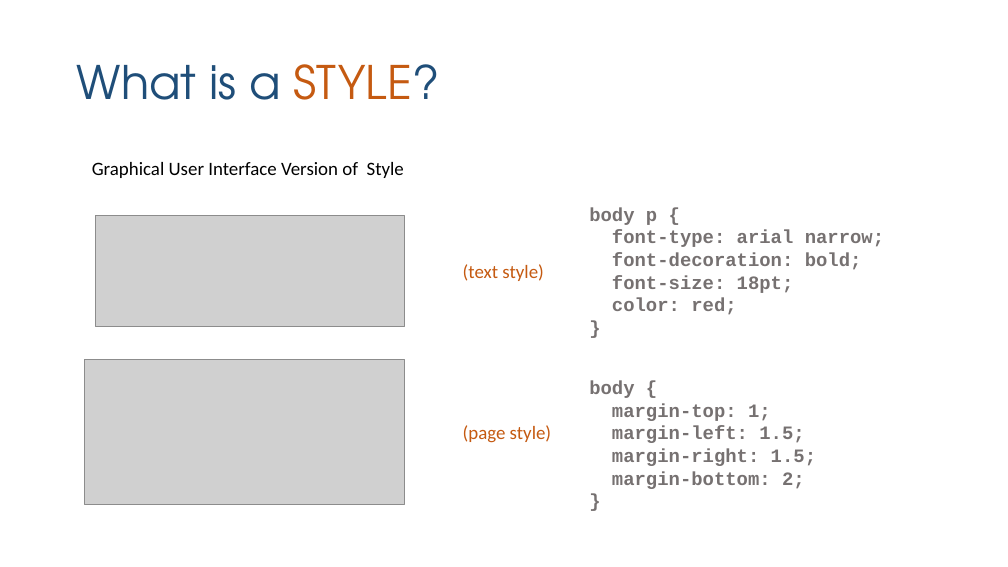
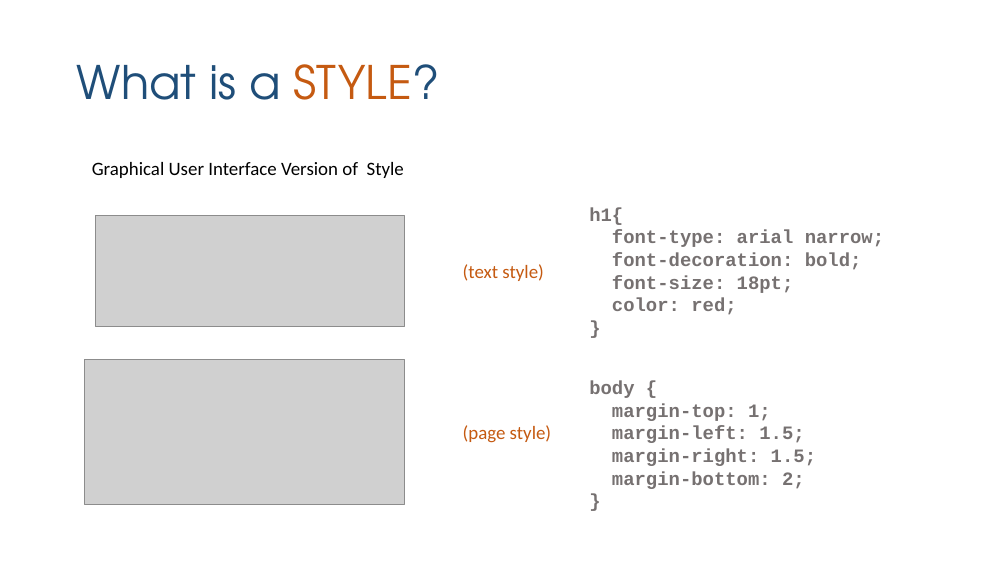
Before and after one commit to DS4PS/cpp-527-fall-2020, a slide deck: slide 3 of lectures/github-pages.pptx (slide 5 before the commit). Drawn at 1008x567 pixels with LibreOffice and Linux fonts; fonts in the diff are those of the drawing; grey boxes stand for pictures. Boxes give left, top, right and bottom in pixels: in the first picture for what was removed or moved away, otherwise in the second. Text is boxed around its words. In the diff, an @@ line names an element or a change of style, - is before the commit and + after.

Commit message:
add pages lecture

```diff
--- a/lectures/github-pages.pptx
+++ b/lectures/github-pages.pptx
@@ text at (589, 207, 623, 225): text changed @@
-body p {
+h1{
```
Also in this commit, not shown: 4 slides added, 1 slide removed, 1 other file.
